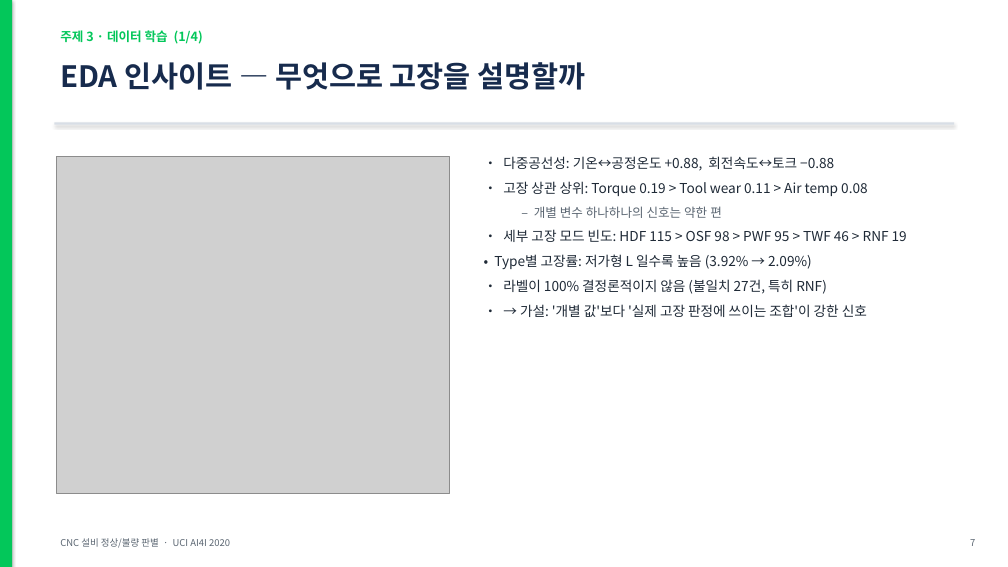
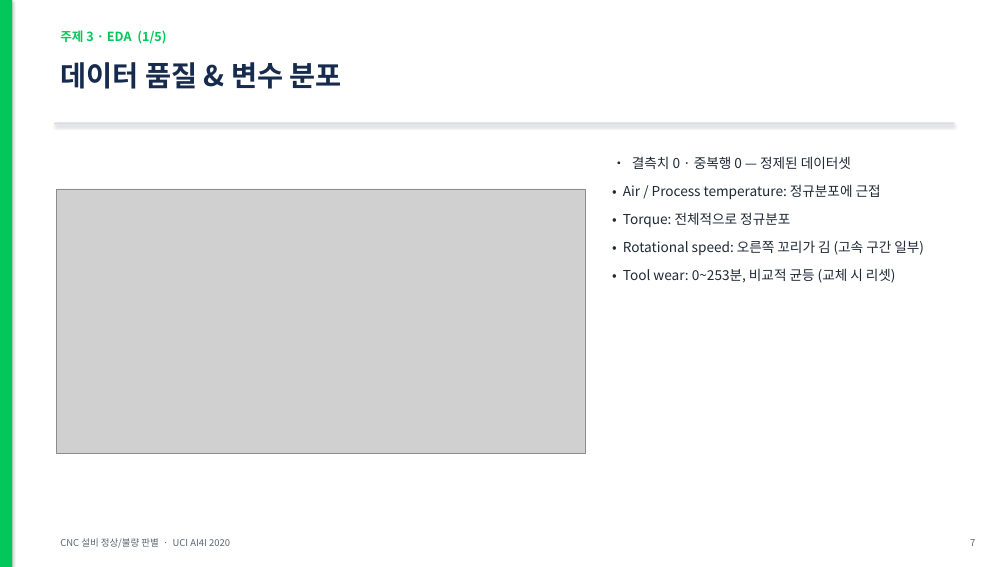
Before and after one commit to hmy7788/python_data_analyze, a slide deck: slide 5 of 발표자료_CNC설비_정상불량판별.pptx (slide 7 before the commit). Drawn at 1008x567 pixels with LibreOffice and Linux fonts; fonts in the diff are those of the drawing; grey boxes stand for pictures. Boxes give left, top, right and bottom in pixels: in the first picture for what was removed or moved away, otherwise in the second. Text is boxed around its words. In the diff, an @@ line names an element or a change of style, - is before the commit and + after.

Commit message:
docs: 이미지 경로 수정 및 파생변수 설명 추가

```diff
--- a/발표자료_CNC설비_정상불량판별.pptx
+++ b/발표자료_CNC설비_정상불량판별.pptx
@@ text at [60,30,166,44]: text changed @@
-주제 3 · 데이터 학습 (1/4)
+주제 3 · EDA (1/5)
@@ text at [60,62,342,89]: text changed; size 28 to 27 pt @@
-EDA 인사이트 — 무엇으로 고장을 설명할까
+데이터 품질 & 변수 분포
@@ text at [623,156,924,283]: text changed @@
-• 다중공선성: 기온↔공정온도 +0.88, 회전속도↔토크 −0.88
-• 고장 상관 상위: Torque 0.19 > Tool wear 0.11 > Air temp 0.08
-  – 개별 변수 하나하나의 신호는 약한 편
-• 세부 고장 모드 빈도: HDF 115 > OSF 98 > PWF 95 > TWF 46 > RNF 19
-• Type별 고장률: 저가형 L 일수록 높음 (3.92% → 2.09%)
-• 라벨이 100% 결정론적이지 않음 (불일치 27건, 특히 RNF)
-• → 가설: '개별 값'보다 '실제 고장 판정에 쓰이는 조합'이 강한 신호
+• 결측치 0 · 중복행 0 — 정제된 데이터셋
+• Air / Process temperature: 정규분포에 근접
+• Torque: 전체적으로 정규분포
+• Rotational speed: 오른쪽 꼬리가 김 (고속 구간 일부)
+• Tool wear: 0~253분, 비교적 균등 (교체 시 리셋)
@@ picture: place and size @@
-picture at [57,157,450,494]
+picture at [57,189,586,454]
```
Also in this commit, not shown: 13 other slides changed, 4 slides added, 1 slide removed, 2 other files.
